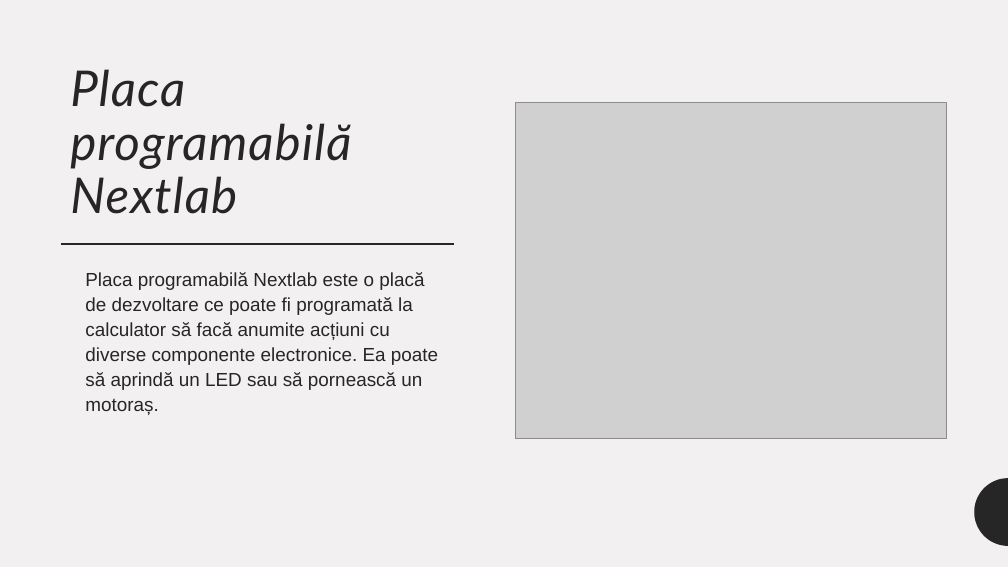
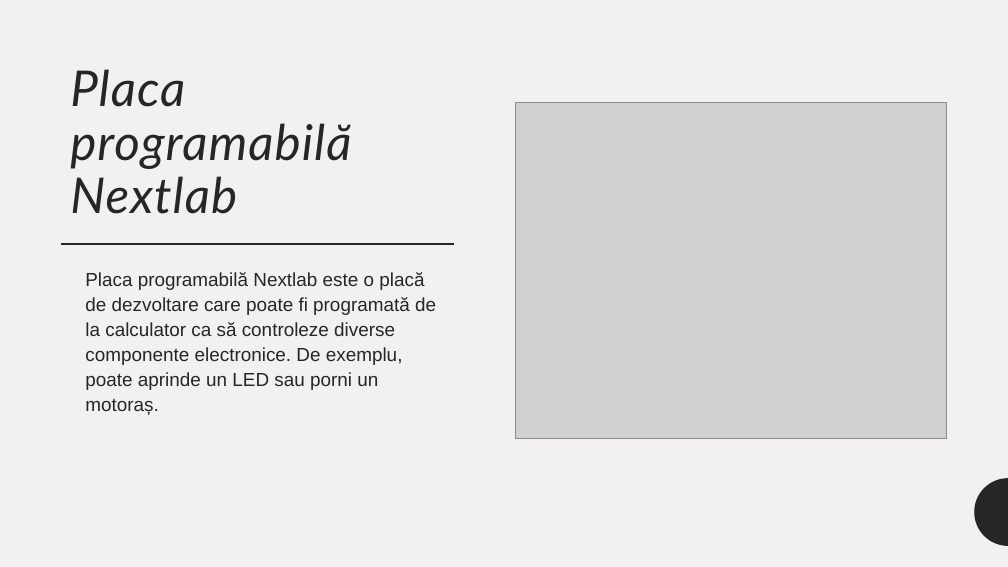
Before and after one commit to mihai-dulgheru/BazelePlaciiProgramabile, a slide deck: slide 2 of Bazele plăcii programabile.pptx. Drawn at 1008x567 pixels with LibreOffice and Linux fonts; fonts in the diff are those of the drawing; grey boxes stand for pictures. Boxes give left, top, right and bottom in pixels: in the first picture for what was removed or moved away, otherwise in the second. Text is boxed around its words. In the diff, an @@ line names an element or a change of style, - is before the commit and + after.

Commit message:
Prezentare: scheme de montaj, fără videoclip, conținut corectat
- Patru slide-uri noi după „Aplicații”, cu schemele de montaj noi
  (pasul 1, pasul 2, pașii 3-4, pasul 5), cu text alternativ.
- Slide-ul cu videoclipul demo e șters, ca și videoclipul din repo
  (prezentarea scade de la 8,7 MB la 1,5 MB).
- Corecturi de conținut: butonul reset repornește programul, pinii
  digitali și citesc, MiniCore e pachet de plăci (nu bibliotecă),
  regula de conectare a breadboard-ului, materialul rezistorului,
  anod/catod și rezistorul în serie la LED, setările din Tools.
- „Aplicații” listează pașii 1-5 ca în README, cu un singur font.
- Logo-ul Arduino are din nou imagine PNG de rezervă pentru
  aplicațiile care nu afișează SVG.
- PDF-ul e exportat din nou (25 de pagini).

```diff
--- a/Bazele plăcii programabile.pptx
+++ b/Bazele plăcii programabile.pptx
@@ text at (x1=85, y1=272, x2=436, y2=415): text changed @@
-Placa programabilă Nextlab este o placă de dezvoltare ce poate fi programată la calculator să facă anumite acțiuni cu diverse componente electronice. Ea poate să aprindă un LED sau să pornească un motoraș.
+Placa programabilă Nextlab este o placă de dezvoltare care poate fi programată de la calculator ca să controleze diverse componente electronice. De exemplu, poate aprinde un LED sau porni un motoraș.
```
Also in this commit, not shown: 14 other slides changed, 4 slides added, 1 slide removed, 1 other file.
